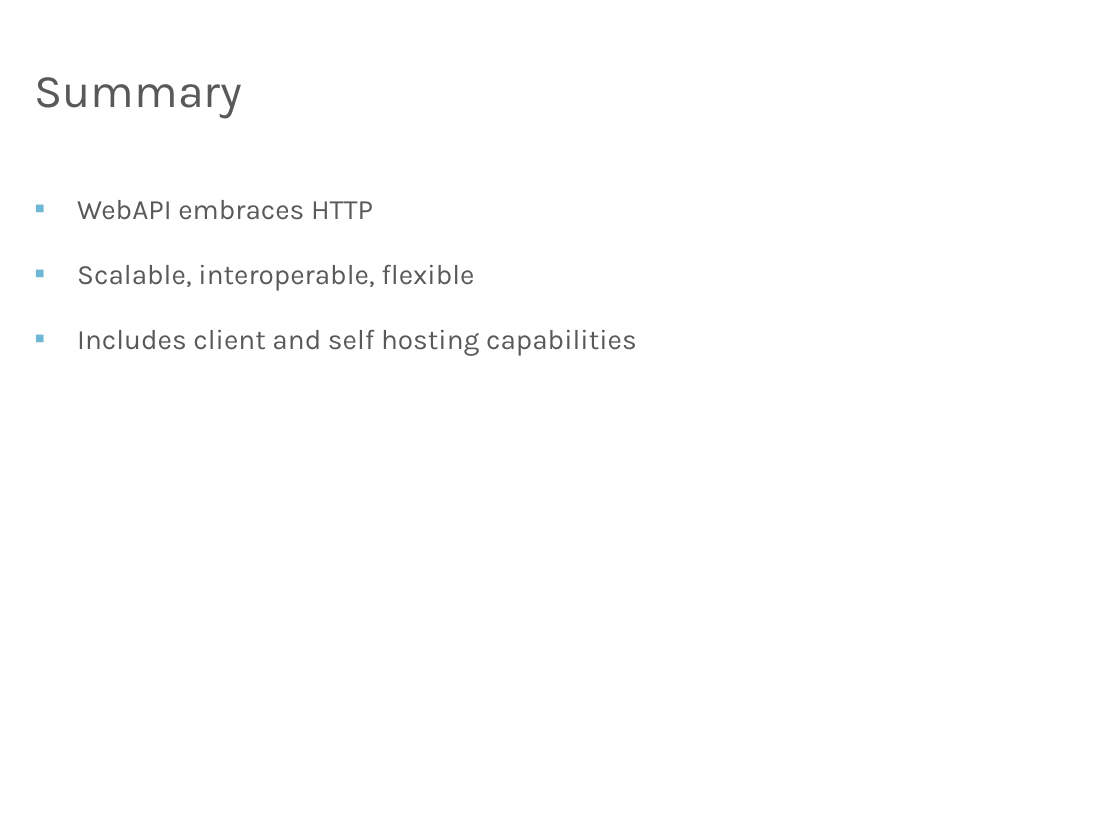
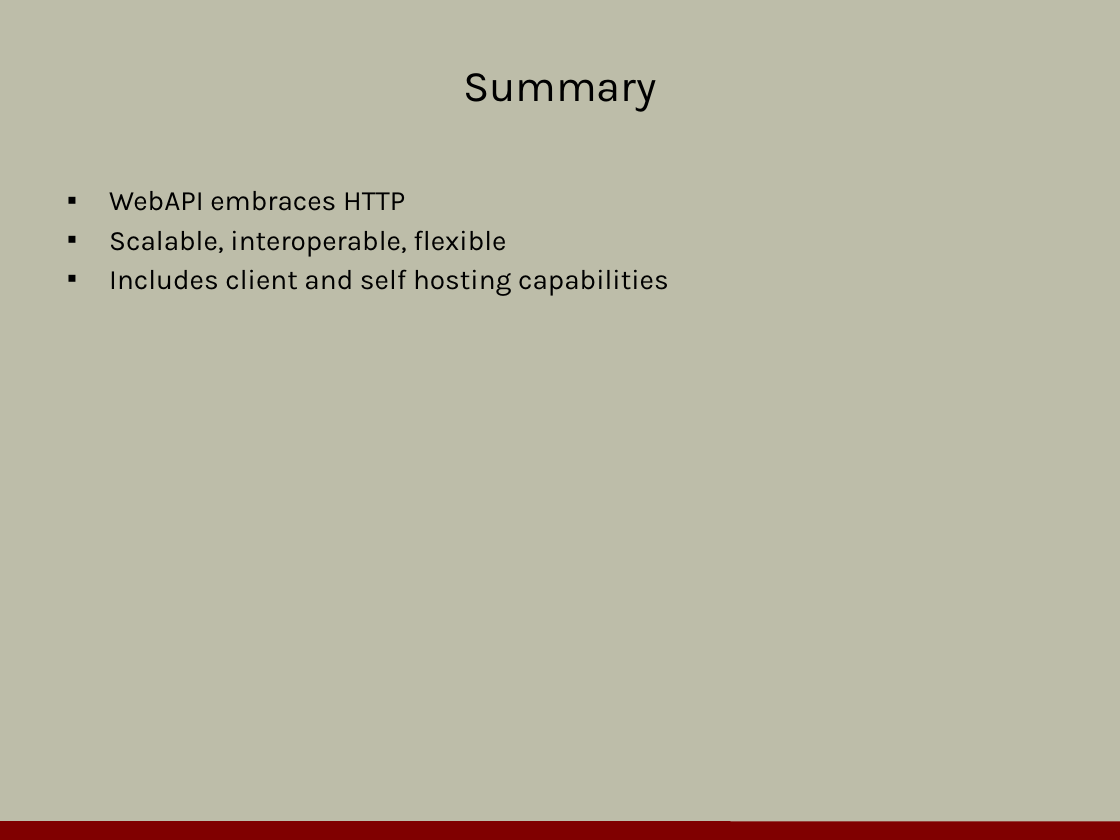
Before and after one commit to OdeToCode/classes, a slide deck: slide 17 of mvc/slides/w1_WebAPI_HTTP.pptx. Drawn at 1120x840 pixels with LibreOffice and Linux fonts; fonts in the diff are those of the drawing; background and template pictures are left out. Boxes give left, top, right and bottom in pixels: in the first picture for what was removed or moved away, otherwise in the second. Text is boxed around its words. In the diff, an @@ line names an element or a change of style, - is before the commit and + after.

```diff
--- a/mvc/slides/w1_WebAPI_HTTP.pptx
+++ b/mvc/slides/w1_WebAPI_HTTP.pptx
@@ background picture (left out) to #BDBDA9 @@
@@ title "Summary" moved from (x1=34, y1=77, x2=242, y2=118) to (x1=463, y1=73, x2=657, y2=112) @@
@@ title "Summary" at (x1=463, y1=73, x2=657, y2=112): size 30 to 28 pt, text colour #595959 to #000000; alignment left to centre; indent changed @@
@@ text "WebAPI embraces HTTP" moved from (x1=77, y1=200, x2=637, y2=355) to (x1=109, y1=191, x2=669, y2=295) @@
@@ text "WebAPI embraces HTTP" at (x1=109, y1=191, x2=669, y2=295): text colour #595959 to #000000; less space between paragraphs @@
@@ line added from (0, 830) to (1120, 831), #800000 12 pt @@
```
Also in this commit, not shown: 16 other slides changed, 5 other files.
